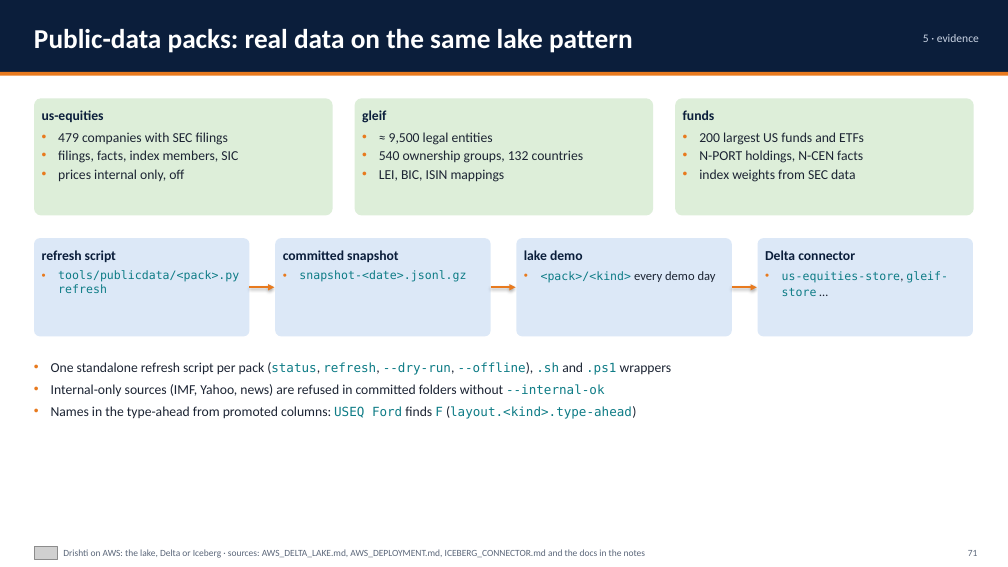
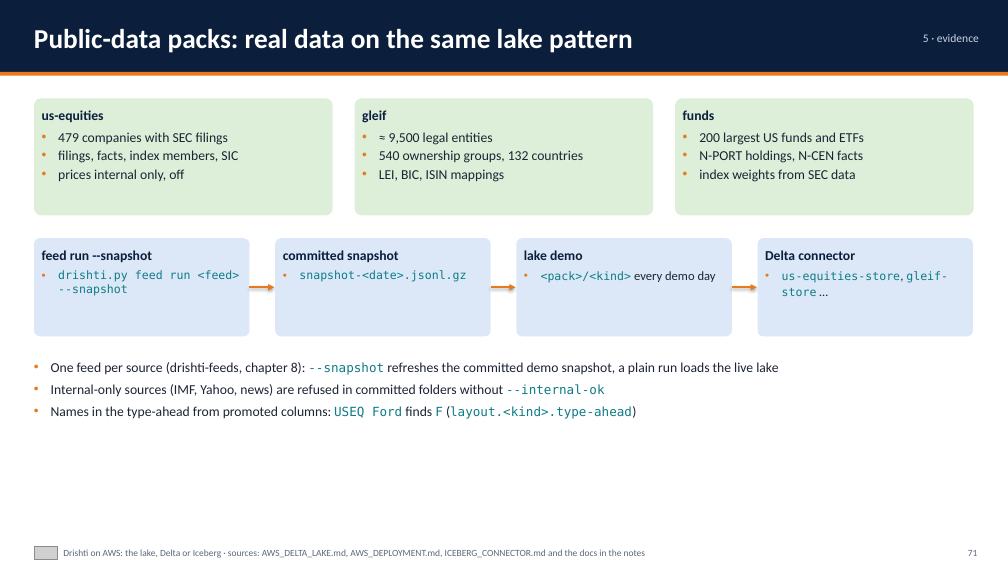
Before and after one commit to ajsinha/drishti, a slide deck: slide 71 of docs/publications/Drishti-on-AWS.pptx. Drawn at 1008x567 pixels with LibreOffice and Linux fonts; fonts in the diff are those of the drawing; grey boxes stand for pictures. Boxes give left, top, right and bottom in pixels: in the first picture for what was removed or moved away, otherwise in the second. Text is boxed around its words. In the diff, an @@ line names an element or a change of style, - is before the commit and + after.

```diff
--- a/docs/publications/Drishti-on-AWS.pptx
+++ b/docs/publications/Drishti-on-AWS.pptx
@@ text at (42, 250, 152, 262): text changed @@
-refresh script
+feed run --snapshot
@@ text at (58, 270, 240, 296): text changed @@
-• tools/publicdata/<pack>.py refresh
+• drishti.py feed run <feed> --snapshot
@@ text at (51, 362, 778, 375): text changed @@
-• One standalone refresh script per pack (status, refresh, --dry-run, --offline), .sh and .ps1 wrappers
+• One feed per source (drishti-feeds, chapter 8): --snapshot refreshes the committed demo snapshot, a plain run loads the live lake
```
Also in this commit, not shown: 50 other slides changed, 3 slides added, 3 other files.
